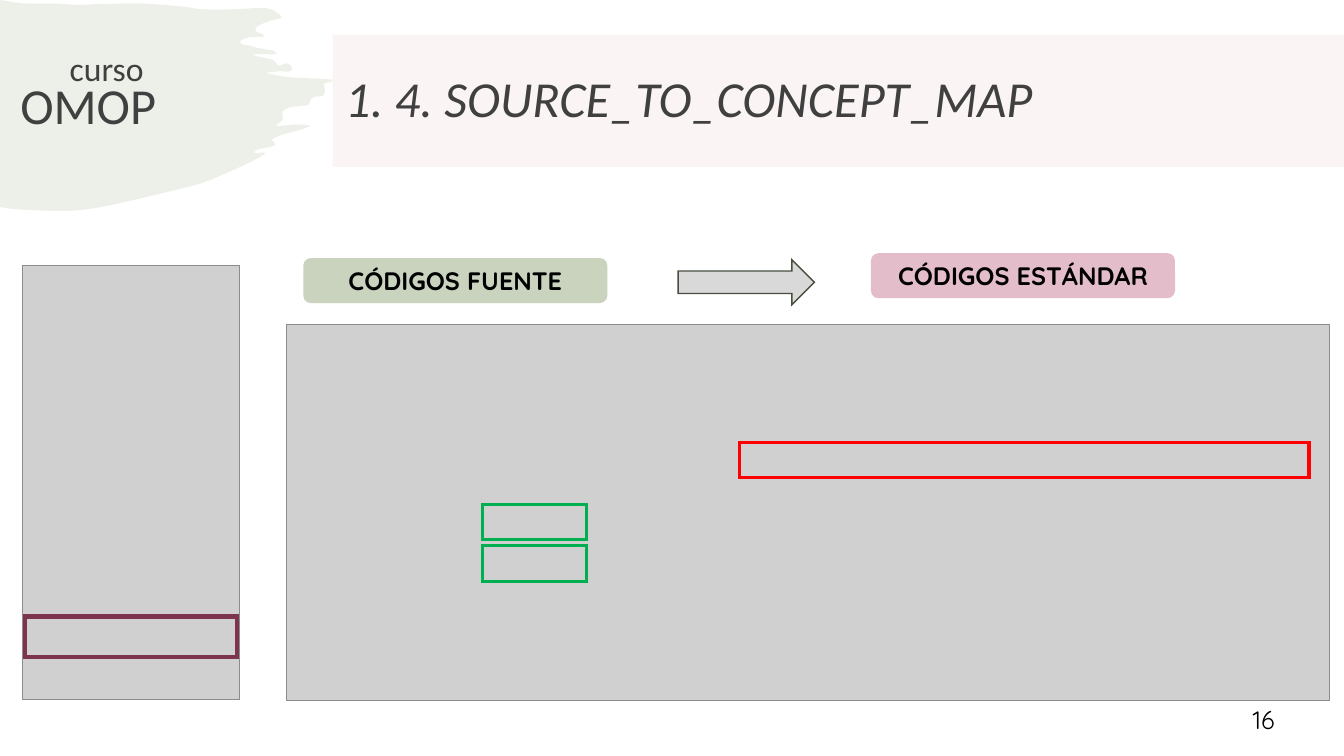
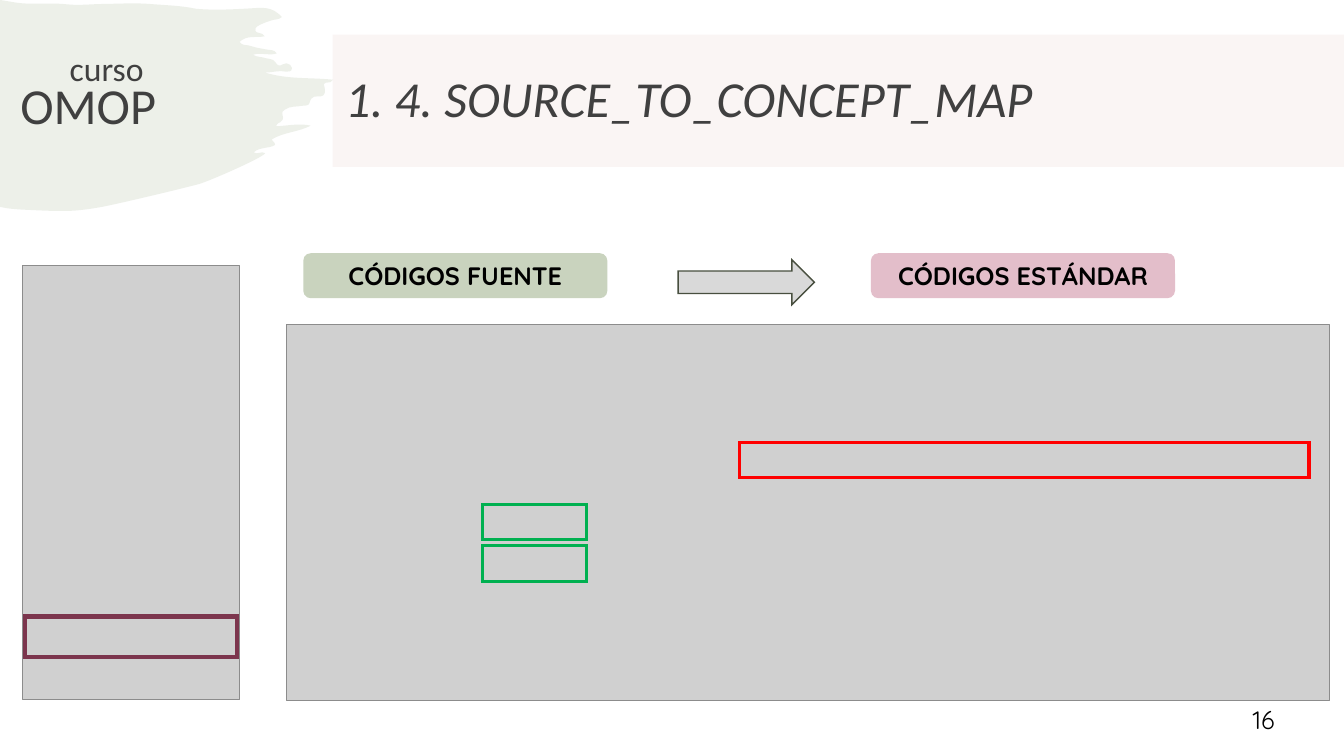
Before and after one commit to rwepi-idiapjgol/Curso_Introduccion_OMOP_2025, a slide deck: slide 16 of Dia2/CodeListGenerator/CodeListGenerator.pptx. Drawn at 1344x756 pixels with LibreOffice and Linux fonts; fonts in the diff are those of the drawing; grey boxes stand for pictures. Boxes give left, top, right and bottom in pixels: in the first picture for what was removed or moved away, otherwise in the second. Text is boxed around its words. In the diff, an @@ line names an element or a change of style, - is before the commit and + after.

```diff
--- a/Dia2/CodeListGenerator/CodeListGenerator.pptx
+++ b/Dia2/CodeListGenerator/CodeListGenerator.pptx
@@ rounded rectangle "CÓDIGOS FUENTE": place and size @@
-rounded rectangle "CÓDIGOS FUENTE" at box(303, 258, 608, 303)
+rounded rectangle "CÓDIGOS FUENTE" at box(303, 253, 608, 298)
```
Also in this commit, not shown: 20 other slides changed, 1 slide added, 1 slide removed, 1 other file.
